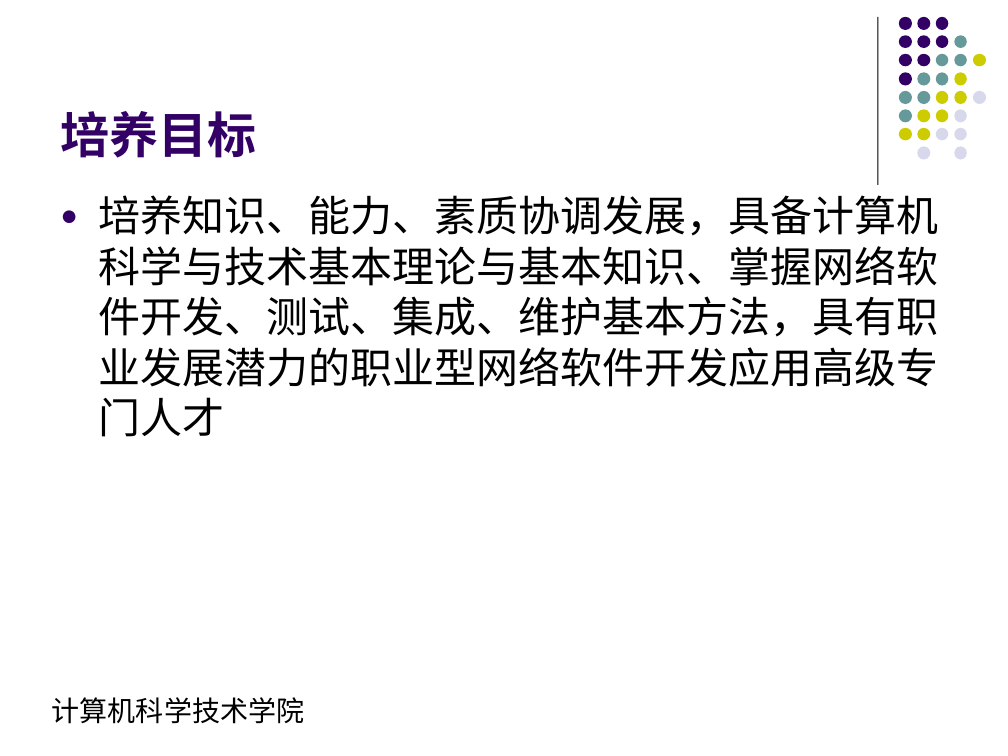
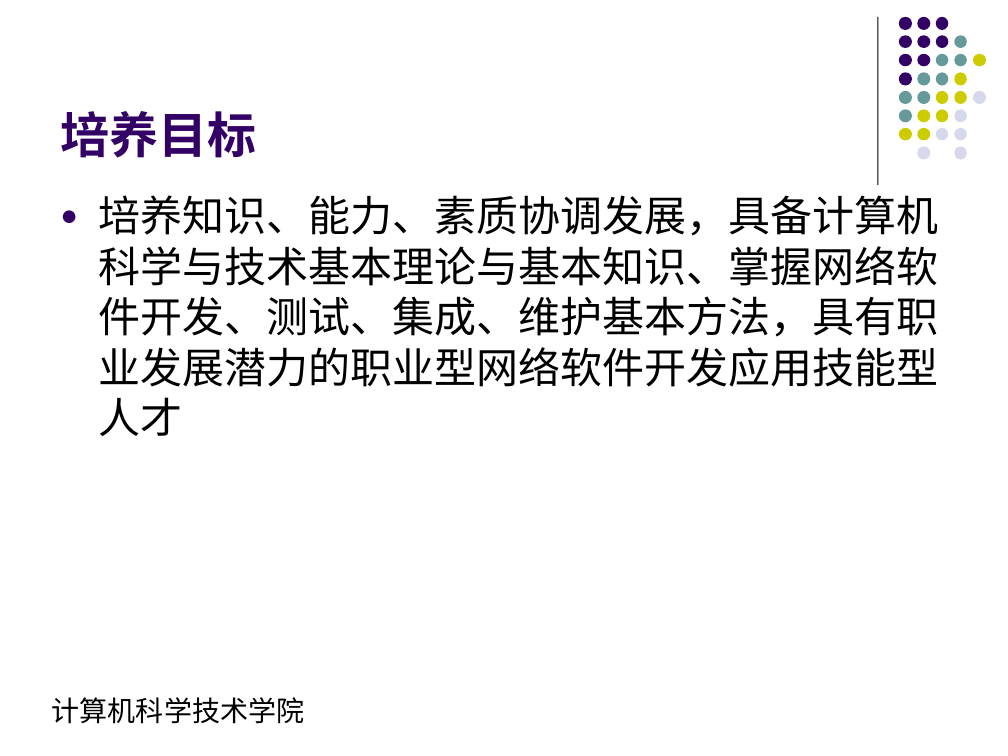
Before and after one commit to ciecclm/2016-, a slide deck: slide 2 of 网络编程培养方案汇报.ppt. Drawn at 1008x756 pixels with LibreOffice and Linux fonts; fonts in the diff are those of the drawing. Boxes give left, top, right and bottom in pixels: in the first picture for what was removed or moved away, otherwise in the second. Text is boxed around its words. In the diff, an @@ line names an element or a change of style, - is before the commit and + after.

Commit message:
调整ppt培养目标

```diff
--- a/网络编程培养方案汇报.ppt
+++ b/网络编程培养方案汇报.ppt
@@ text at (x1=98, y1=195, x2=938, y2=436): text changed @@
-● 培养知识、能力、素质协调发展，具备计算机科学与技术基本理论与基本知识、掌握网络软件开发、测试、集成、维护基本方法，具有职业发展潜力的职业型网络软件开发应用高级专门人才
+● 培养知识、能力、素质协调发展，具备计算机科学与技术基本理论与基本知识、掌握网络软件开发、测试、集成、维护基本方法，具有职业发展潜力的职业型网络软件开发应用技能型人才
```
Also in this commit, not shown: 1 other file.
